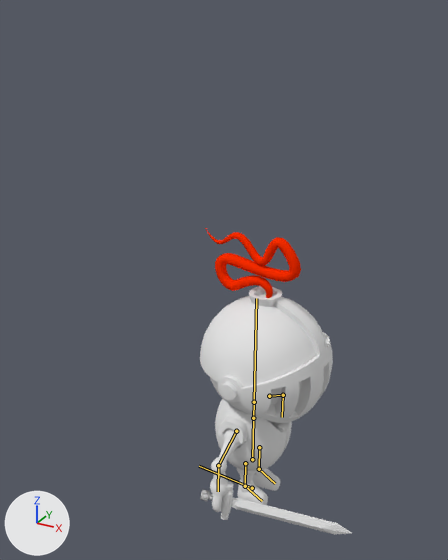
The Blender file core/assets/AssetsDatabase/AnimatedKnight.blend, before and after one commit.
One viewpoint serves both versions: a 50 mm lens placed at (1.83, -3.84, 4.13), pointed at (-0.25, -0.06, 2.24). The lights are fixed; the arrows at lower left show +X, +Y and +Z. The bones that change are drawn over the model as lines.

Objects in the first picture: 'Feather', 'Knight', 'Knight_head', 'Sword'.
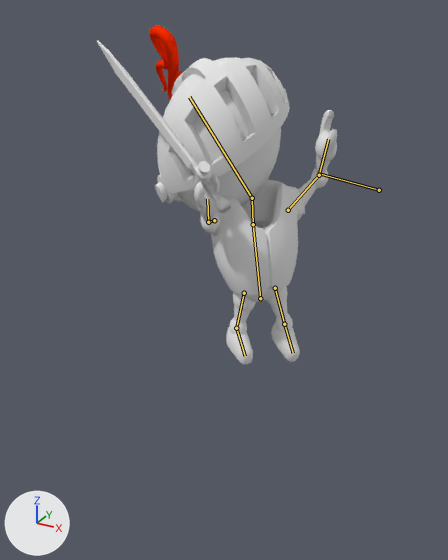
The newer file adds an action. The first version stands in its rest pose; the second is drawn at frame 10 of the action 'StartDance'.

Pixel boxes [x1, y1, x2, y2] of what changed, in the pictures (448 x 560 px):
'Knight_head', posed (13% taller)
    before: [200, 286, 333, 423]
    after: [155, 57, 290, 212]
'Knight', posed
    before: [210, 399, 292, 512]
    after: [194, 110, 337, 364]
'Feather', posed
    before: [205, 228, 301, 298]
    after: [150, 26, 183, 100]
'Sword', posed (12% narrower, 222% taller)
    before: [200, 482, 352, 535]
    after: [97, 40, 231, 213]
bone 'root', root to tip
    before: (252, 488) to (199, 466)
    after: (379, 190) to (317, 173)
bone 'body', root to tip
    before: (252, 459) to (253, 418)
    after: (260, 298) to (253, 224)
bone 'neck', root to tip
    before: (253, 418) to (254, 402)
    after: (253, 224) to (252, 198)
bone 'head', root to tip
    before: (254, 402) to (256, 298)
    after: (252, 198) to (189, 97)
bone 'Leg.L', root to tip
    before: (259, 447) to (259, 469)
    after: (275, 288) to (284, 324)
bone 'Leg.L.001', root to tip
    before: (259, 469) to (275, 483)
    after: (284, 324) to (293, 353)
bone 'Leg.R', root to tip
    before: (245, 463) to (245, 486)
    after: (244, 293) to (236, 328)
bone 'Leg.R.001', root to tip
    before: (245, 486) to (262, 501)
    after: (236, 328) to (245, 356)
bone 'Arm.L', root to tip
    before: (269, 396) to (283, 395)
    after: (288, 210) to (319, 175)
bone 'Arm.L.001', root to tip
    before: (283, 395) to (282, 417)
    after: (319, 175) to (328, 139)
bone 'Arm.R', root to tip
    before: (236, 431) to (218, 465)
    after: (214, 220) to (208, 222)
bone 'Arm.R.001', root to tip
    before: (218, 465) to (218, 491)
    after: (208, 222) to (207, 199)

What the commit changed:
Bone 'root' (bone_root) moves from (0.0, 0.0, 0.0) to (0.073, -1.685, 5.568).
Bone 'root' (bone_root) turns from (0, 0, 0) to (0, 0, -21) degrees about its own x, y and z.
Bone 'body' (bone_body) moves from (0.0, 0.0, 0.0) to (-0.652, -2.505, -1.48).
Bone 'body' (bone_body) turns from (0, 0, 0) to (-14, -21, 3) degrees about its own x, y and z.
Bone 'body' (bone_body) is rescaled from (1.0, 1.0, 1.0) to (1.0, 1.3, 1.0).
Bone 'neck' (bone_neck) turns from (0, 0, 0) to (15, 0, 0) degrees about its own x, y and z.
Bone 'head' (bone_head) moves from (0.0, 0.0, 0.0) to (0.0, -0.9, 0.245).
Bone 'head' (bone_head) turns from (0, 0, 0) to (-41, 11, 22) degrees about its own x, y and z.
Bone 'head' (bone_head) is rescaled from (1.0, 1.0, 1.0) to (1.0, 0.79, 1.0).
Bone 'Leg.L' (bone_leg_l) turns from (0, 0, 0) to (5, -4, -14) degrees about its own x, y and z.
Bone 'Leg.L.001' (bone_leg_l_001) turns from (0, 0, 0) to (41, -15, -5) degrees about its own x, y and z.
Bone 'Leg.R' (bone_leg_r) turns from (0, 0, 0) to (20, -12, 13) degrees about its own x, y and z.
Bone 'Leg.R.001' (bone_leg_r_001) turns from (0, 0, 0) to (7, 3, -8) degrees about its own x, y and z.
Bone 'Arm.L' (bone_arm_l) turns from (0, 0, 0) to (-16, -40, -55) degrees about its own x, y and z.
Bone 'Arm.L.001' (bone_arm_l_001) turns from (0, 0, 0) to (-58, -27, -33) degrees about its own x, y and z.
Bone 'Arm.R' (bone_arm_r) turns from (0, 0, 0) to (-103, 18, -86) degrees about its own x, y and z.
Bone 'Arm.R.001' (bone_arm_r_001) turns from (0, 0, 0) to (-23, 17, 29) degrees about its own x, y and z.
